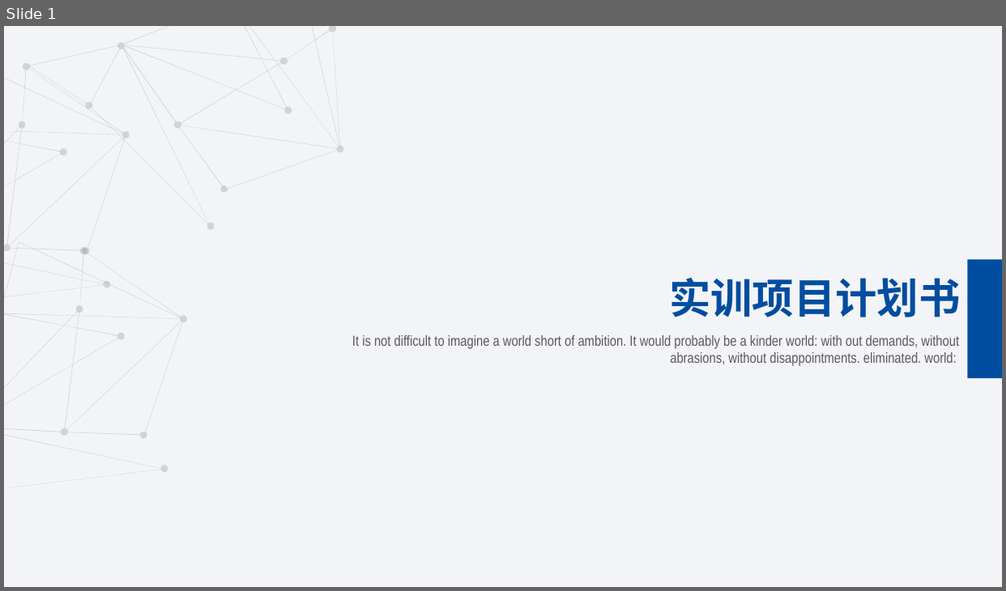
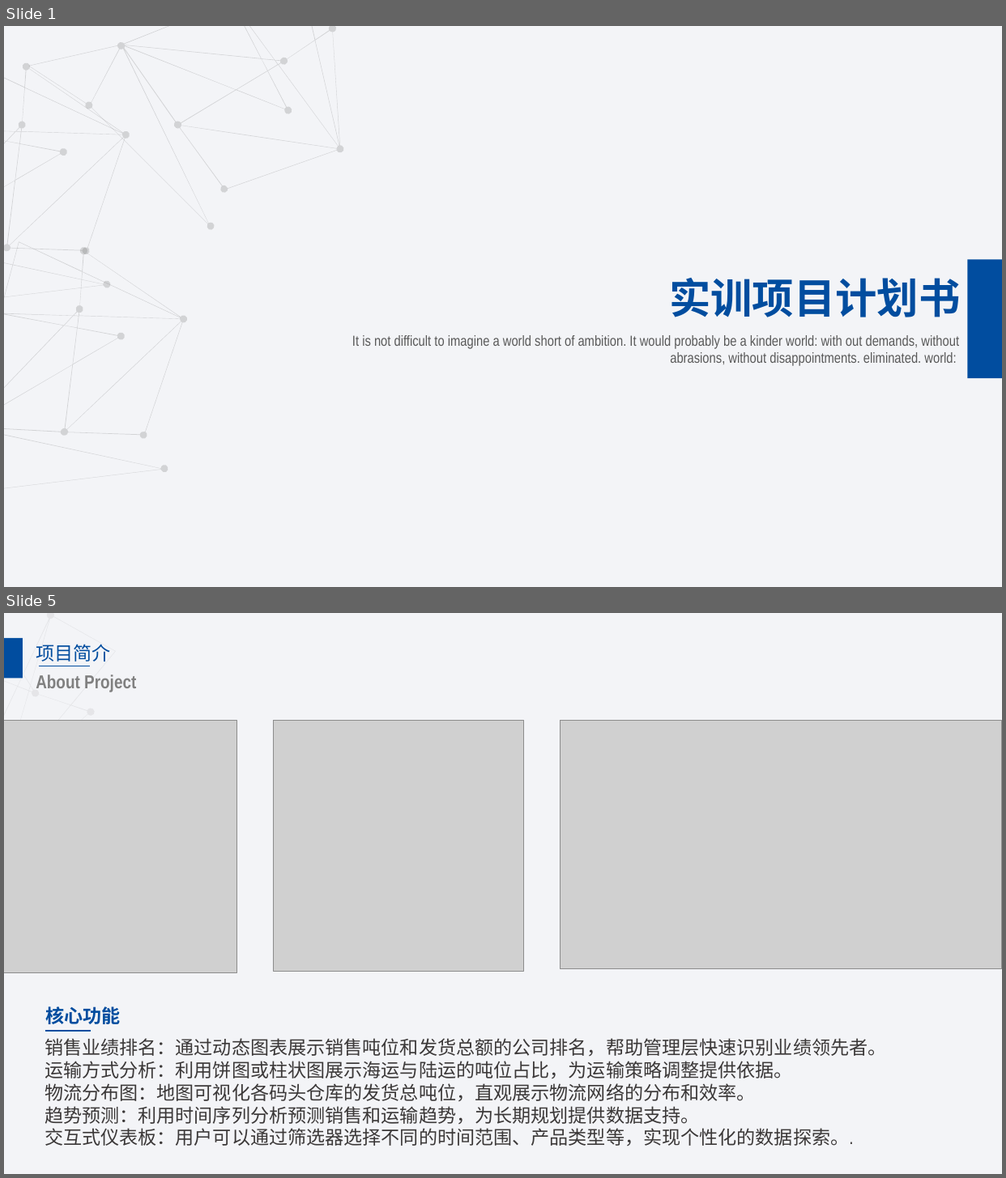
Before and after one commit to mikumiku-music39/shixun2, a slide deck: 实训项目计划书.pptx. Shown one above the other, each under a label of ours: slide 1 before the commit, slides 1 and 5 after it; the slides between them are not shown. The pictures are 1006x591 and 1006x1178 pixels, drawn with LibreOffice and Linux fonts; fonts in the diff are those of the drawing; grey boxes stand for pictures. Boxes give left, top, right and bottom in pixels: in the first picture for what was removed or moved away, otherwise in the second. Text is boxed around its words. In the diff, an @@ line names an element or a change of style, - is before the commit and + after.

```diff
--- a/实训项目计划书.pptx
+++ b/实训项目计划书.pptx
@@ slide 5 added at bbox=[4, 613, 1002, 1174], background #F3F4F7 @@
@@ freeform shape added at bbox=[4, 613, 135, 816], fill #808080 at 12% opacity @@
@@ rectangle added at bbox=[4, 638, 23, 678], fill #014D9F @@
@@ text added at bbox=[36, 644, 110, 662], 18 pt, text #014D9F @@
+项目简介
@@ text added at bbox=[36, 675, 136, 692], 18 pt, text #808080, bold @@
+About Project
@@ line added from (39, 666) to (89, 666), #014D9F 1.25 pt @@
@@ picture added at bbox=[4, 720, 236, 973] @@
@@ picture added at bbox=[274, 721, 524, 972] @@
@@ picture added at bbox=[560, 721, 1002, 969] @@
@@ text added at bbox=[45, 1007, 120, 1024], 18 pt, text #014D9F, bold @@
+核心功能
@@ text added at bbox=[44, 1038, 886, 1146], 18 pt, text #3B3838 @@
+销售业绩排名：通过动态图表展示销售吨位和发货总额的公司排名，帮助管理层快速识别业绩领先者。
+运输方式分析：利用饼图或柱状图展示海运与陆运的吨位占比，为运输策略调整提供依据。
+物流分布图：地图可视化各码头仓库的发货总吨位，直观展示物流网络的分布和效率。
+趋势预测：利用时间序列分析预测销售和运输趋势，为长期规划提供数据支持。
+交互式仪表板：用户可以通过筛选器选择不同的时间范围、产品类型等，实现个性化的数据探索。.
@@ line added from (45, 1031) to (90, 1031), #014D9F 1.25 pt @@
```
Also in this commit, not shown: 22 slides changed, 1 other slide added, 3 slides removed, 3 other files.
